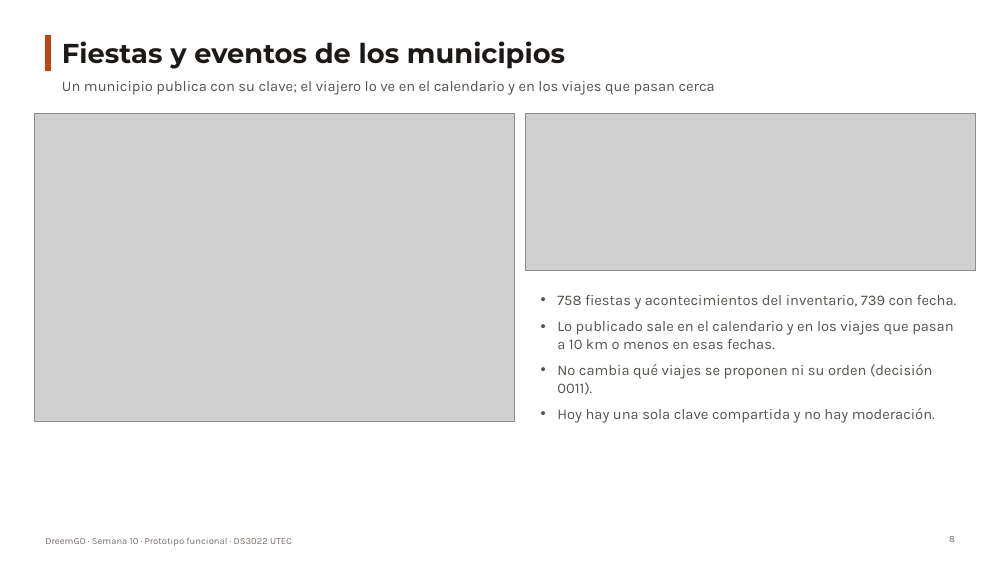
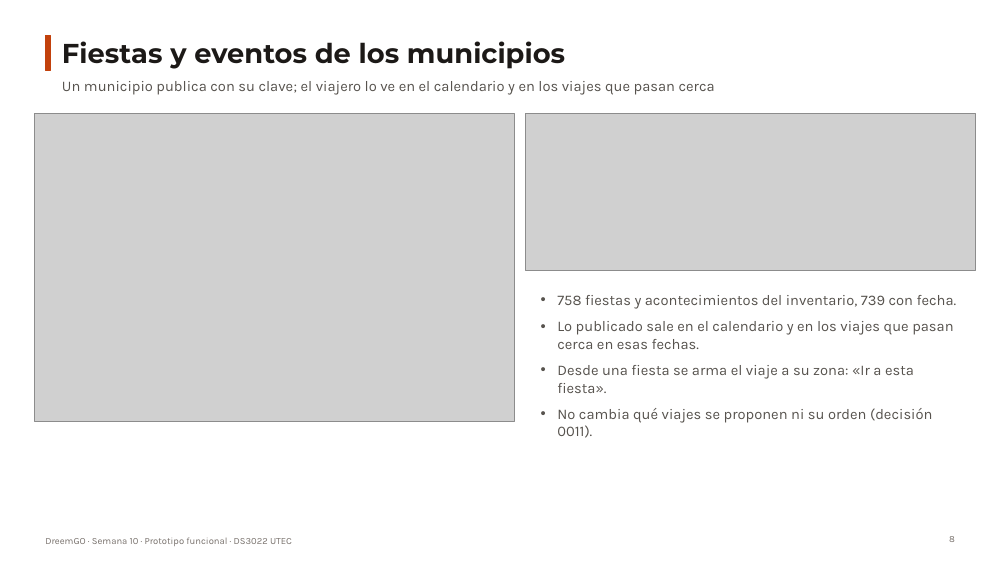
Before and after one commit to oswaldoaqm/Alejandros-Team, a slide deck: slide 8 of deliveries/week10/PresentationWeek10.pptx. Drawn at 1008x567 pixels with LibreOffice and Linux fonts; fonts in the diff are those of the drawing; grey boxes stand for pictures. Boxes give left, top, right and bottom in pixels: in the first picture for what was removed or moved away, otherwise in the second. Text is boxed around its words. In the diff, an @@ line names an element or a change of style, - is before the commit and + after.

```diff
--- a/deliveries/week10/PresentationWeek10.pptx
+++ b/deliveries/week10/PresentationWeek10.pptx
@@ text at [557,321,953,393]: text changed @@
-• Lo publicado sale en el calendario y en los viajes que pasan a 10 km o menos en esas fechas.
+• Lo publicado sale en el calendario y en los viajes que pasan cerca en esas fechas.
+• Desde una fiesta se arma el viaje a su zona: «Ir a esta fiesta».
@@ text at [557,408,935,423]: paragraph removed @@
-• Hoy hay una sola clave compartida y no hay moderación.
```
Also in this commit, not shown: 17 other slides changed, 2 slides added, 1 slide removed, 1 other file.
